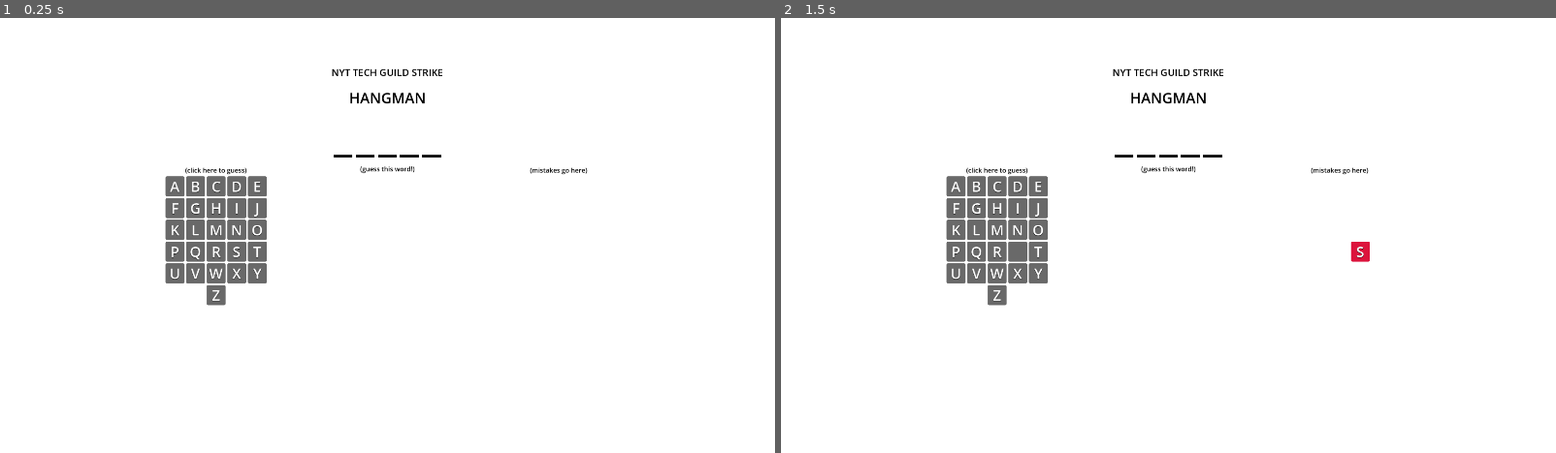
Above: before the commit, frames 1-2 (left to right).
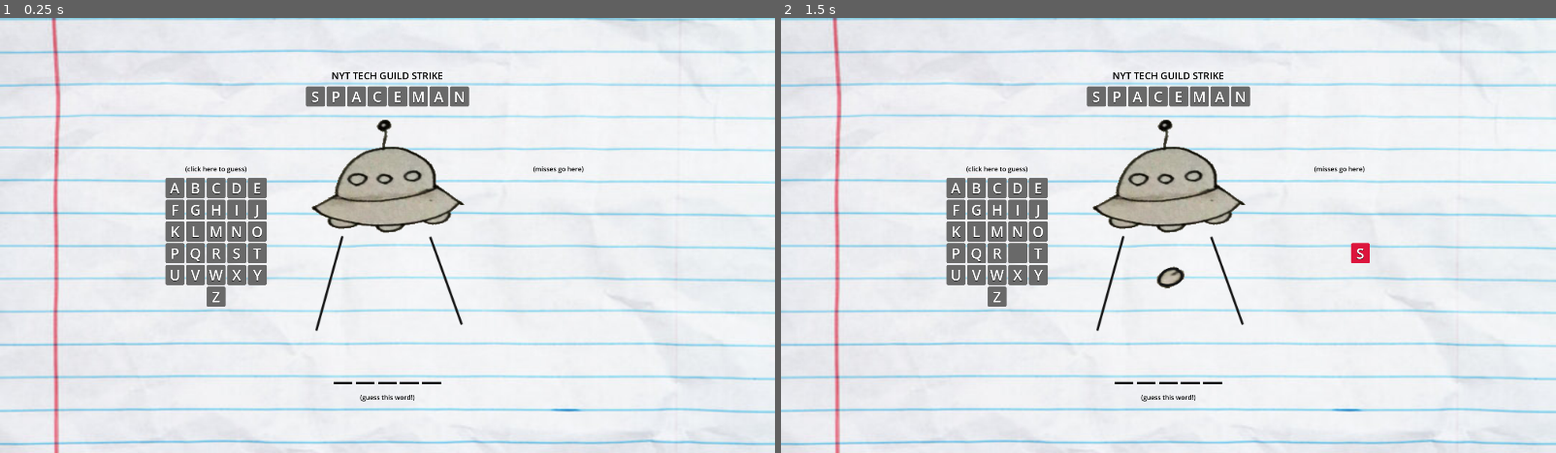
Above: after the commit, the same moments.

Repository: hnelken/techguild-strikeman
Game: Godot game, scene res://game.tscn
Two runs of this game, one before a commit and one after it. Both use one fixed random seed, a clock stepped at 60 frames per second and the inputs below.
Inputs (mouse positions are in pixels of both pictures, inside the frame that each line leads up to):
- Up to frame 1 (0.25 s): no input
- Up to frame 2 (1.5 s): tap Enter at 0.5, 1.25 s; move the mouse to (1339, 213) at 0.52 s; click (1339, 213) at 0.67 s; move the mouse to (1013, 257) at 1.27 s; click (1013, 257) at 1.42 s

The runs differ from the first frame. In frame 1, 25% of the frame differs, in the area x 0-100%, y 0-100%; in frame 2, 25%.

Commit message:
ui update with progress image

Diff:
--- /dev/null
+++ b/LetterModel/SPACEMAN/title_A.tres
@@ -0,0 +1,8 @@
+[gd_resource type="Resource" script_class="TitleLetterModel" load_steps=2 format=3 uid="uid://dam041gnxywc4"]
+
+[ext_resource type="Script" path="res://LetterModel/title_letter_model.gd" id="1_h0qof"]
+
+[resource]
+script = ExtResource("1_h0qof")
+letter = "A"
+hasBeenGuessed = false
--- /dev/null
+++ b/LetterModel/SPACEMAN/title_C.tres
@@ -0,0 +1,8 @@
+[gd_resource type="Resource" script_class="TitleLetterModel" load_steps=2 format=3 uid="uid://btoj5mbon4l5b"]
+
+[ext_resource type="Script" path="res://LetterModel/title_letter_model.gd" id="1_sw581"]
+
+[resource]
+script = ExtResource("1_sw581")
+letter = "C"
+hasBeenGuessed = false
--- /dev/null
+++ b/LetterModel/SPACEMAN/title_E.tres
@@ -0,0 +1,8 @@
+[gd_resource type="Resource" script_class="TitleLetterModel" load_steps=2 format=3 uid="uid://bpmdo6dp74rfn"]
+
+[ext_resource type="Script" path="res://LetterModel/title_letter_model.gd" id="1_chplj"]
+
+[resource]
+script = ExtResource("1_chplj")
+letter = "E"
+hasBeenGuessed = false
--- /dev/null
+++ b/LetterModel/SPACEMAN/title_M.tres
@@ -0,0 +1,8 @@
+[gd_resource type="Resource" script_class="TitleLetterModel" load_steps=2 format=3 uid="uid://kmp24l6pdw2g"]
+
+[ext_resource type="Script" path="res://LetterModel/title_letter_model.gd" id="1_k3jxe"]
+
+[resource]
+script = ExtResource("1_k3jxe")
+letter = "M"
+hasBeenGuessed = false
--- /dev/null
+++ b/LetterModel/SPACEMAN/title_N.tres
@@ -0,0 +1,8 @@
+[gd_resource type="Resource" script_class="TitleLetterModel" load_steps=2 format=3 uid="uid://cqd5b2a20773o"]
+
+[ext_resource type="Script" path="res://LetterModel/title_letter_model.gd" id="1_vuq4o"]
+
+[resource]
+script = ExtResource("1_vuq4o")
+letter = "N"
+hasBeenGuessed = false
--- /dev/null
+++ b/LetterModel/SPACEMAN/title_P.tres
@@ -0,0 +1,8 @@
+[gd_resource type="Resource" script_class="TitleLetterModel" load_steps=2 format=3 uid="uid://ca5j05ugwp6sj"]
+
+[ext_resource type="Script" path="res://LetterModel/title_letter_model.gd" id="1_4dwos"]
+
+[resource]
+script = ExtResource("1_4dwos")
+letter = "P"
+hasBeenGuessed = false
--- /dev/null
+++ b/LetterModel/SPACEMAN/title_S.tres
@@ -0,0 +1,8 @@
+[gd_resource type="Resource" script_class="TitleLetterModel" load_steps=2 format=3 uid="uid://c88a7l6ovuw2p"]
+
+[ext_resource type="Script" path="res://LetterModel/title_letter_model.gd" id="1_0ylg7"]
+
+[resource]
+script = ExtResource("1_0ylg7")
+letter = "S"
+hasBeenGuessed = false
--- a/LetterModel/correct_letter_model.gd
+++ b/LetterModel/correct_letter_model.gd
@@ -2,14 +2,23 @@
 
 class_name CorrectLetterModel
 
+var isRevealed = false
+
+func reveal() -> void:
+	isRevealed = true
+	didUpdateLetterModel.emit()
+
 func isBackgroundVisible() -> bool:
-	return hasBeenGuessed
+	return hasBeenGuessed or isRevealed
 
 func backgroundColor() -> Color:
-	return Color.MEDIUM_SEA_GREEN
+	if hasBeenGuessed:
+		return Color.MEDIUM_SEA_GREEN
+	else:
+		return Color.DIM_GRAY
 
 func isLetterVisible() -> bool:
-	return hasBeenGuessed
+	return hasBeenGuessed or isRevealed
 
 func isUnderlineVisible() -> bool:
 	return true
--- /dev/null
+++ b/LetterModel/title_letter_model.gd
@@ -0,0 +1,9 @@
+extends BaseLetterModel
+
+class_name TitleLetterModel
+
+func isUnderlineVisible() -> bool:
+	return false
+
+func isTappable() -> bool:
+	return false
--- a/game.gd
+++ b/game.gd
@@ -29,6 +29,7 @@
 @onready var wordContainer: WordContainer = %WordContainer
 @onready var inputLetterList: LetterList = %InputLetterList
 @onready var wrongLetterList: LetterList = %WrongLetterList
+@onready var spacemanTexture: TextureRect = %SpacemanTexture
 
 func _ready() -> void:
 	_assignCurrentWord()
@@ -50,9 +51,18 @@
 		numberOfMistakes += 1
 		wrongLetterList.handleGuess(letter)
 
-	if wordContainer.isWordSolved():
-		isGameOver = true
-		print("you win")
-	elif numberOfMistakes == maxNumberOfMistakes:
-		isGameOver = true
-		print("game over")
+	_updateSpaceman()
+	_handleGameOverIfNeeded()
+
+func _updateSpaceman() -> void:
+	var imageName = "res://Spaceman/spaceman-" + str(numberOfMistakes) + ".png"
+	spacemanTexture.texture = load(imageName)
+
+func _handleGameOverIfNeeded() -> void:
+	var isPuzzleSolved = wordContainer.isWordSolved()
+	var isPuzzleFailed = numberOfMistakes == maxNumberOfMistakes
+
+	if not isPuzzleSolved and not isPuzzleFailed: return
+
+	isGameOver = true
+	wordContainer.revealWord()
--- a/game.tscn
+++ b/game.tscn
@@ -1,12 +1,22 @@
-[gd_scene load_steps=6 format=3 uid="uid://bfa3o3pwpxc48"]
+[gd_scene load_steps=16 format=3 uid="uid://bfa3o3pwpxc48"]
 
 [ext_resource type="Script" path="res://game.gd" id="1_gp2fx"]
 [ext_resource type="PackedScene" uid="uid://bsy2xp26fkwy2" path="res://word_container.tscn" id="2_0vspn"]
+[ext_resource type="Texture2D" uid="uid://caeki1acqtp55" path="res://paper.jpg" id="2_bbg8d"]
 [ext_resource type="PackedScene" uid="uid://c2lfsrgg2yg77" path="res://letter_list.tscn" id="2_gc47r"]
 [ext_resource type="Theme" uid="uid://d3ofljg7iynf2" path="res://game_theme.tres" id="3_yd5n8"]
-
-[sub_resource type="StyleBoxFlat" id="StyleBoxFlat_3yu34"]
-bg_color = Color(1, 1, 1, 1)
+[ext_resource type="PackedScene" uid="uid://swqg36yihjq6" path="res://letter.tscn" id="5_ims2l"]
+[ext_resource type="Resource" uid="uid://ca5j05ugwp6sj" path="res://LetterModel/SPACEMAN/title_P.tres" id="6_8vs55"]
+[ext_resource type="Resource" uid="uid://dam041gnxywc4" path="res://LetterModel/SPACEMAN/title_A.tres" id="7_6wbna"]
+[ext_resource type="Resource" uid="uid://cqd5b2a20773o" path="res://LetterModel/SPACEMAN/title_N.tres" id="8_hi3uk"]
+[ext_resource type="Resource" uid="uid://c88a7l6ovuw2p" path="res://LetterModel/SPACEMAN/title_S.tres" id="9_aod6v"]
+[ext_resource type="Resource" uid="uid://btoj5mbon4l5b" path="res://LetterModel/SPACEMAN/title_C.tres" id="9_ft8mt"]
+[ext_resource type="Resource" uid="uid://bpmdo6dp74rfn" path="res://LetterModel/SPACEMAN/title_E.tres" id="10_qqbmp"]
+[ext_resource type="Resource" uid="uid://kmp24l6pdw2g" path="res://LetterModel/SPACEMAN/title_M.tres" id="10_ttlbk"]
+[ext_resource type="Texture2D" uid="uid://cgbtnryquc1s7" path="res://Spaceman/spaceman-0.png" id="11_yu6qo"]
+
+[sub_resource type="StyleBoxTexture" id="StyleBoxTexture_uq0l4"]
+texture = ExtResource("2_bbg8d")
 
 [node name="Game" type="Node2D"]
 script = ExtResource("1_gp2fx")
@@ -19,7 +29,7 @@
 anchor_bottom = 1.0
 grow_horizontal = 2
 grow_vertical = 2
-theme_override_styles/panel = SubResource("StyleBoxFlat_3yu34")
+theme_override_styles/panel = SubResource("StyleBoxTexture_uq0l4")
 
 [node name="HBoxContainer" type="HBoxContainer" parent="CanvasLayer/Background"]
 layout_mode = 2
@@ -52,6 +62,7 @@
 layout_mode = 2
 
 [node name="HintLabel" type="Label" parent="CanvasLayer/Background/HBoxContainer/InputLetterListContainer/MarginContainer/HBoxContainer/VBoxContainer"]
+custom_minimum_size = Vector2(0, 30)
 layout_mode = 2
 theme_override_colors/font_color = Color(0, 0, 0, 1)
 text = "(click here to guess)"
@@ -90,23 +101,58 @@
 horizontal_alignment = 1
 autowrap_mode = 2
 
-[node name="Subtitle" type="Label" parent="CanvasLayer/Background/HBoxContainer/MiddleContainer"]
-custom_minimum_size = Vector2(250, 0)
-layout_mode = 2
-size_flags_vertical = 3
-size_flags_stretch_ratio = 0.2
-theme = ExtResource("3_yd5n8")
-theme_override_colors/font_color = Color(0, 0, 0, 1)
-theme_override_font_sizes/font_size = 36
-text = "HANGMAN"
-horizontal_alignment = 1
-vertical_alignment = 1
-autowrap_mode = 2
+[node name="HANGMAN" type="HBoxContainer" parent="CanvasLayer/Background/HBoxContainer/MiddleContainer"]
+layout_mode = 2
+alignment = 1
+
+[node name="S" parent="CanvasLayer/Background/HBoxContainer/MiddleContainer/HANGMAN" instance=ExtResource("5_ims2l")]
+layout_mode = 2
+letterModel = ExtResource("9_aod6v")
+
+[node name="P" parent="CanvasLayer/Background/HBoxContainer/MiddleContainer/HANGMAN" instance=ExtResource("5_ims2l")]
+layout_mode = 2
+letterModel = ExtResource("6_8vs55")
+
+[node name="A" parent="CanvasLayer/Background/HBoxContainer/MiddleContainer/HANGMAN" instance=ExtResource("5_ims2l")]
+layout_mode = 2
+letterModel = ExtResource("7_6wbna")
+
+[node name="C" parent="CanvasLayer/Background/HBoxContainer/MiddleContainer/HANGMAN" instance=ExtResource("5_ims2l")]
+layout_mode = 2
+letterModel = ExtResource("9_ft8mt")
+
+[node name="E" parent="CanvasLayer/Background/HBoxContainer/MiddleContainer/HANGMAN" instance=ExtResource("5_ims2l")]
+layout_mode = 2
+letterModel = ExtResource("10_qqbmp")
+
+[node name="M" parent="CanvasLayer/Background/HBoxContainer/MiddleContainer/HANGMAN" instance=ExtResource("5_ims2l")]
+layout_mode = 2
+letterModel = ExtResource("10_ttlbk")
+
+[node name="A2" parent="CanvasLayer/Background/HBoxContainer/MiddleContainer/HANGMAN" instance=ExtResource("5_ims2l")]
+layout_mode = 2
+letterModel = ExtResource("7_6wbna")
+
+[node name="N" parent="CanvasLayer/Background/HBoxContainer/MiddleContainer/HANGMAN" instance=ExtResource("5_ims2l")]
+layout_mode = 2
+letterModel = ExtResource("8_hi3uk")
 
 [node name="TitleSpacing" type="Control" parent="CanvasLayer/Background/HBoxContainer/MiddleContainer"]
 layout_mode = 2
 size_flags_vertical = 3
 size_flags_stretch_ratio = 0.05
+
+[node name="SpacemanTexture" type="TextureRect" parent="CanvasLayer/Background/HBoxContainer/MiddleContainer"]
+unique_name_in_owner = true
+layout_mode = 2
+texture = ExtResource("11_yu6qo")
+expand_mode = 5
+
+[node name="MiddleSpacing" type="Control" parent="CanvasLayer/Background/HBoxContainer/MiddleContainer"]
+visible = false
+layout_mode = 2
+size_flags_vertical = 3
+size_flags_stretch_ratio = 1.5
 
 [node name="WordContainer" parent="CanvasLayer/Background/HBoxContainer/MiddleContainer" instance=ExtResource("2_0vspn")]
 unique_name_in_owner = true
@@ -121,19 +167,6 @@
 text = "(guess this word!)"
 horizontal_alignment = 1
 
-[node name="MiddleSpacing" type="Control" parent="CanvasLayer/Background/HBoxContainer/MiddleContainer"]
-layout_mode = 2
-size_flags_vertical = 3
-size_flags_stretch_ratio = 1.5
-
-[node name="ColorRect" type="ColorRect" parent="CanvasLayer/Background/HBoxContainer/MiddleContainer/MiddleSpacing"]
-layout_mode = 1
-anchors_preset = 15
-anchor_right = 1.0
-anchor_bottom = 1.0
-grow_horizontal = 2
-grow_vertical = 2
-
 [node name="BottomSpacing" type="Control" parent="CanvasLayer/Background/HBoxContainer/MiddleContainer"]
 layout_mode = 2
 size_flags_vertical = 3
@@ -160,10 +193,11 @@
 [node name="VBoxContainer" type="VBoxContainer" parent="CanvasLayer/Background/HBoxContainer/WrongLetterListContainer/MarginContainer/HBoxContainer"]
 layout_mode = 2
 
-[node name="Label" type="Label" parent="CanvasLayer/Background/HBoxContainer/WrongLetterListContainer/MarginContainer/HBoxContainer/VBoxContainer"]
-layout_mode = 2
-theme_override_colors/font_color = Color(0, 0, 0, 1)
-text = "(mistakes go here)"
+[node name="HintLabel" type="Label" parent="CanvasLayer/Background/HBoxContainer/WrongLetterListContainer/MarginContainer/HBoxContainer/VBoxContainer"]
+custom_minimum_size = Vector2(0, 30)
+layout_mode = 2
+theme_override_colors/font_color = Color(0, 0, 0, 1)
+text = "(misses go here)"
 horizontal_alignment = 1
 
 [node name="WrongLetterList" parent="CanvasLayer/Background/HBoxContainer/WrongLetterListContainer/MarginContainer/HBoxContainer/VBoxContainer" instance=ExtResource("2_gc47r")]
--- a/word_container.gd
+++ b/word_container.gd
@@ -17,6 +17,10 @@
 			return false
 	return true
 
+func revealWord() -> void:
+	for letterModel in letterModels:
+		letterModel.reveal()
+
 func _setup() -> void:
 	for child in get_children():
 		remove_child(child)
Binary file added: Spaceman/spaceman-0.png
Not shown, added: Spaceman/spaceman-0.png.import
Binary file added: Spaceman/spaceman-1.png
Not shown, added: Spaceman/spaceman-1.png.import
Binary file added: Spaceman/spaceman-2.png
Not shown, added: Spaceman/spaceman-2.png.import
Binary file added: Spaceman/spaceman-3.png
Not shown, added: Spaceman/spaceman-3.png.import
Binary file added: Spaceman/spaceman-4.png
Not shown, added: Spaceman/spaceman-4.png.import
Binary file added: Spaceman/spaceman-5.png
Not shown, added: Spaceman/spaceman-5.png.import
(and 4 more such lines)
